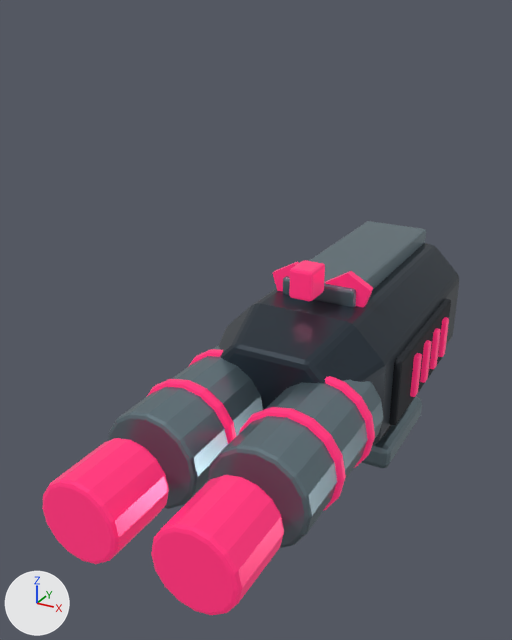
What one commit did to the glTF model lottominded-ultra.io/games/gothtechnology2/swoop-source/public/exports/polish/royale-equipment/heart.glb.
Before and after are seen from a 50 mm lens placed at (0.273, -0.801, 0.356), pointed at (-0.055, -0.205, 0.057). The lights are fixed; the arrows at lower left show +X, +Y and +Z. The older version comes first. Where no turn or scale is listed for an object, it has been applied to the vertices. Vertices at exactly the same position are counted once.

In view in the first picture: 'PRP_heart_Skin_Brushed_Titanium', 'heart_recoil_Skin_Brushed_Titanium', 'heart_recoil_Skin_Carbon_Ceramic', 'heart_recoil_Skin_Grip_Rubber', 'heart_recoil_Skin_Heart_Crimson'.
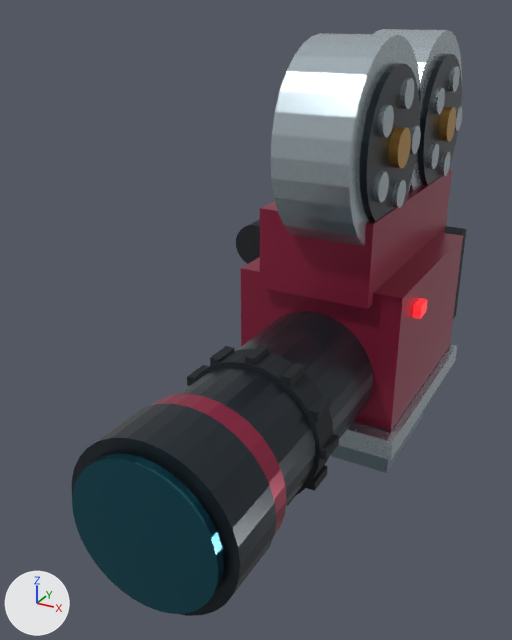
What differs and where, as boxes [x1, y1, x2, y2] in the pictures (512 x 640 px):
'heart_baseplate', added
    after: [72, 29, 466, 616]
    faces in mat_cinema_graphite (dark blue #2a3239): [72, 54, 462, 616]
    faces in mat_cinema_heart_oxblood (purple #992948): [152, 169, 463, 533]
    faces in mat_cinema_titanium (pale blue #bfcdd4): [271, 29, 462, 460]
    faces in mat_cinema_lens_coating (dark cyan #246576): [72, 454, 224, 614]
    faces in mat_cinema_rubber (black #161d22): [187, 219, 466, 505]
'heart_recoil_Skin_Heart_Crimson', deleted
    before: [42, 260, 449, 615]
'heart_recoil_Skin_Brushed_Titanium', deleted
    before: [108, 221, 426, 548]
'heart_recoil_Skin_Carbon_Ceramic', deleted
    before: [218, 243, 459, 446]
'heart_recoil_Skin_Grip_Rubber', deleted (black)
    before: [389, 299, 451, 425]
'PRP_heart_Skin_Brushed_Titanium', reshaped, moved
    before: [362, 397, 422, 468]
    after: [330, 411, 423, 473]
part 1 of me_prp_heart_skin_brushed_titanium, added
    after: [330, 411, 423, 473]
part 2 of me_prp_heart_skin_brushed_titanium, deleted
    before: [362, 397, 422, 468]

Diff of the bpy script that builds the scene:
```diff
--- a/lottominded-ultra.io/games/gothtechnology2/swoop-source/public/exports/polish/royale-equipment/heart.glb.py
+++ b/lottominded-ultra.io/games/gothtechnology2/swoop-source/public/exports/polish/royale-equipment/heart.glb.py
@@ me_prp_heart_skin_brushed_titanium @@
-me_prp_heart_skin_brushed_titanium.from_pydata(...)  # 224 vertices, 432 faces; spans x -0.06..0.06, y -0.075..0.075, z -0.177..-0.044
+me_prp_heart_skin_brushed_titanium.from_pydata(...)  # 40 vertices, 60 faces; spans x -0.06..0.06, y -0.075..0.075, z -0.102..0.1
+# me_prp_heart_skin_brushed_titanium part 1: a new loose piece, a box spanning x -0.06..0.06, y -0.075..0.075, z -0.102..-0.067, in mat_skin_brushed_titanium (greyish blue #7c9099)
+# me_prp_heart_skin_brushed_titanium part 2: the loose piece of 56 vertices spanning x -0.06..0.06, y -0.075..0.075, z -0.177..-0.142 is deleted
+# other edits to the shape of me_prp_heart_skin_brushed_titanium do not show in these pictures
 me_prp_heart_skin_brushed_titanium.materials.append(mat_skin_brushed_titanium)
+me_prp_heart_skin_brushed_titanium.materials.append(mat_skin_grip_rubber)  # black #1b2128
@@ ob_heart_recoil_skin_brushed_titanium @@
-ob_heart_recoil_skin_brushed_titanium = bpy.data.objects.new('heart_recoil_Skin_Brushed_Titanium', me_heart_recoil_skin_brushed_titanium)
@@ ob_heart_recoil_skin_carbon_ceramic @@
-ob_heart_recoil_skin_carbon_ceramic = bpy.data.objects.new('heart_recoil_Skin_Carbon_Ceramic', me_heart_recoil_skin_carbon_ceramic)
@@ ob_heart_recoil_skin_grip_rubber @@
-ob_heart_recoil_skin_grip_rubber = bpy.data.objects.new('heart_recoil_Skin_Grip_Rubber', me_heart_recoil_skin_grip_rubber)
@@ ob_heart_recoil_skin_heart_crimson @@
-ob_heart_recoil_skin_heart_crimson = bpy.data.objects.new('heart_recoil_Skin_Heart_Crimson', me_heart_recoil_skin_heart_crimson)
@@ ob_prp_heart_skin_brushed_titanium @@
 ob_prp_heart_skin_brushed_titanium = bpy.data.objects.new('PRP_heart_Skin_Brushed_Titanium', me_prp_heart_skin_brushed_titanium)
-ob_prp_heart_skin_brushed_titanium.location = (0.0, 0.0, 0.0)
+ob_prp_heart_skin_brushed_titanium.location = (0.0, 0.0, -0.075)
@@ ob_heart_baseplate @@
+ob_heart_baseplate = bpy.data.objects.new('heart_baseplate', me_cube_109)  # 1312 vertices, 2452 faces; spans x -0.156..0.098, y -0.416..0.197, z -0.015..0.396; in mat_cinema_titanium (pale blue #bfcdd4), mat_cinema_heart_oxblood (purple #992948), mat_cinema_rubber (black #161d22), mat_cinema_graphite (dark blue #2a3239), mat_cinema_lens_coating (dark cyan #246576), mat_cinema_record_led (red #ed272c, glowing red #ff2a30), mat_cinema_bass_brass (orange #cb9b4d)
+ob_heart_baseplate.location = (0.0, -0.064, -0.062)
```
